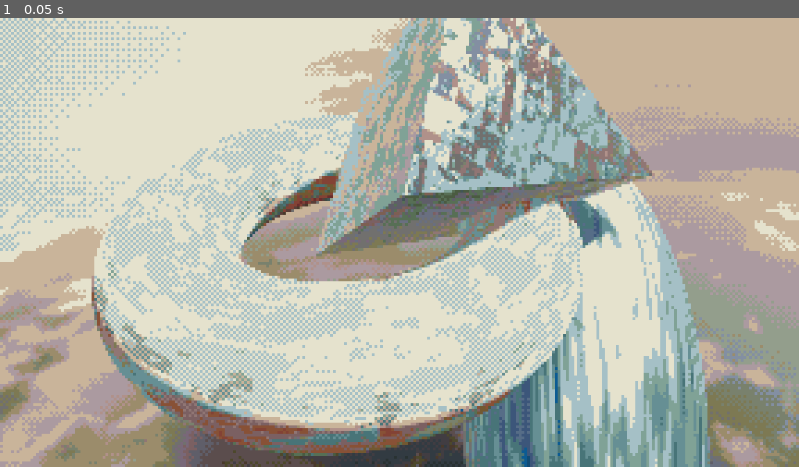
Above: before the commit, frame 1.
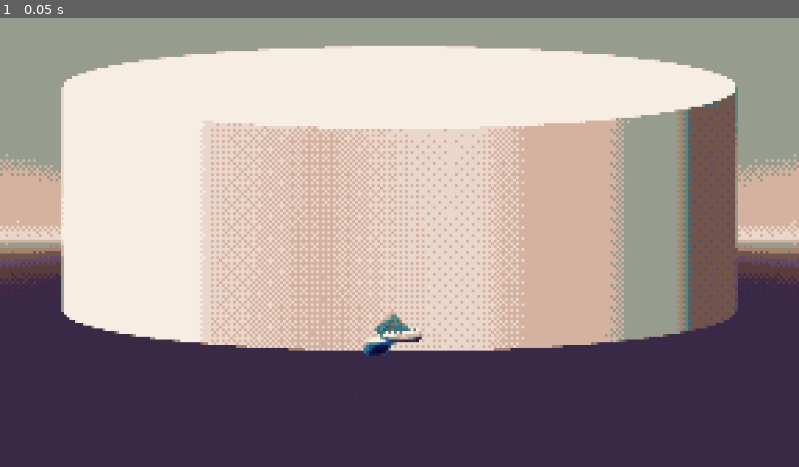
Above: after the commit, the same moment.

Repository: Cloenk/badIdeasGameJam
Game: Godot game, scene res://pixel shader/sss_viewport.tscn
Two runs of this game, one before a commit and one after it. Both use one fixed random seed, a clock stepped at 60 frames per second and the inputs below. The project has no main scene, so this scene is started directly.
Inputs:
- Up to frame 1 (0.05 s): no input

The runs differ from the first frame. In frame 1, 81% of the frame differs, in the area x 0-100%, y 0-100%.

Commit message:
wip animated 3d water

Diff:
--- /dev/null
+++ b/godot files/3d scenes/3d water.tscn
@@ -0,0 +1,72 @@
+[gd_scene format=3 uid="uid://xanr8xfrfg8y"]
+
+[ext_resource type="Shader" uid="uid://bdrju8i3eybrj" path="res://water_mesh.gdshader" id="1_s084f"]
+
+[sub_resource type="ProceduralSkyMaterial" id="ProceduralSkyMaterial_s084f"]
+sky_horizon_color = Color(0.66224277, 0.6717428, 0.6867428, 1)
+ground_horizon_color = Color(0.66224277, 0.6717428, 0.6867428, 1)
+
+[sub_resource type="Sky" id="Sky_jhnen"]
+sky_material = SubResource("ProceduralSkyMaterial_s084f")
+
+[sub_resource type="Environment" id="Environment_bad0a"]
+background_mode = 2
+sky = SubResource("Sky_jhnen")
+tonemap_mode = 2
+glow_enabled = true
+
+[sub_resource type="Gradient" id="Gradient_s084f"]
+colors = PackedColorArray(0.14653471, 0.027728463, 0.3222454, 1, 0.16640434, 0.42791426, 0.8755781, 1)
+
+[sub_resource type="GradientTexture1D" id="GradientTexture1D_jhnen"]
+gradient = SubResource("Gradient_s084f")
+
+[sub_resource type="ShaderMaterial" id="ShaderMaterial_jhnen"]
+render_priority = 0
+shader = ExtResource("1_s084f")
+shader_parameter/gradient_map = SubResource("GradientTexture1D_jhnen")
+
+[sub_resource type="PlaneMesh" id="PlaneMesh_bad0a"]
+material = SubResource("ShaderMaterial_jhnen")
+size = Vector2(50, 200)
+subdivide_width = 49
+subdivide_depth = 199
+
+[sub_resource type="PlaneMesh" id="PlaneMesh_s084f"]
+material = SubResource("ShaderMaterial_jhnen")
+flip_faces = true
+size = Vector2(50, 200)
+subdivide_width = 49
+subdivide_depth = 199
+
+[sub_resource type="CylinderMesh" id="CylinderMesh_s084f"]
+top_radius = 15.0
+bottom_radius = 15.0
+height = 10.0
+
+[node name="Node3D" type="Node3D" unique_id=762825275]
+
+[node name="WorldEnvironment" type="WorldEnvironment" parent="." unique_id=90728856]
+environment = SubResource("Environment_bad0a")
+
+[node name="DirectionalLight3D" type="DirectionalLight3D" parent="." unique_id=322339665]
+transform = Transform3D(0.55484444, -0.40206876, 0.72834635, 0, 0.87546456, 0.48328236, -0.8319541, -0.2681465, 0.48574665, 0, 0, 0)
+shadow_enabled = true
+
+[node name="MeshInstance3D" type="MeshInstance3D" parent="." unique_id=1005706289]
+transform = Transform3D(1, 0, 0, 0, 1, 0, 0, 0, 1, 0, 0, 40)
+mesh = SubResource("PlaneMesh_bad0a")
+
+[node name="MeshInstance3D2" type="MeshInstance3D" parent="." unique_id=494858922]
+transform = Transform3D(1, 0, 0, 0, 1, 0, 0, 0, 1, 0, 0.05, 40)
+visible = false
+mesh = SubResource("PlaneMesh_s084f")
+
+[node name="Camera3D" type="Camera3D" parent="." unique_id=2122309108]
+transform = Transform3D(-1, -1.0654157e-08, 8.677114e-08, 0, 0.99254614, 0.12186935, -8.742278e-08, 0.12186935, -0.99254614, 0, 14, -80)
+projection = 1
+size = 20.0
+
+[node name="MeshInstance3D3" type="MeshInstance3D" parent="." unique_id=1666890332]
+transform = Transform3D(1, 0, 0, 0, 1, 0, 0, 0, 1, 0, 0, 50)
+mesh = SubResource("CylinderMesh_s084f")
--- a/godot files/pixel shader/sss_viewport.tscn
+++ b/godot files/pixel shader/sss_viewport.tscn
@@ -2,9 +2,9 @@
 
 [ext_resource type="Script" uid="uid://b2fitchi7hi6g" path="res://pixel shader/pass_events.gd" id="1_68sve"]
 [ext_resource type="Shader" uid="uid://ctsnh8uhilbje" path="res://pixel shader/sss_viewport.gdshader" id="2_5mp2e"]
-[ext_resource type="PackedScene" uid="uid://ubgbb35vfmma" path="res://test scene 1.tscn" id="2_qeviw"]
+[ext_resource type="PackedScene" uid="uid://xanr8xfrfg8y" path="res://3d scenes/3d water.tscn" id="2_6gknf"]
 [ext_resource type="Shader" uid="uid://b4701yktjnt5c" path="res://pixel shader/palette_lut.gdshader" id="3_mlsp7"]
-[ext_resource type="Texture2D" uid="uid://dkyeqrb8rm33o" path="res://pixel shader/lut line palette 26 2 24.png" id="5_6gknf"]
+[ext_resource type="Texture2D" uid="uid://dmtbfi3aqtwn2" path="res://pixel shader/lut line palette gawrone mother32.png" id="5_6gknf"]
 
 [sub_resource type="ShaderMaterial" id="ShaderMaterial_svsq6"]
 shader = ExtResource("2_5mp2e")
@@ -47,7 +47,7 @@
 size_2d_override_stretch = true
 render_target_update_mode = 4
 
-[node name="Node3D" parent="SubViewport" unique_id=733525776 instance=ExtResource("2_qeviw")]
+[node name="Node3D" parent="SubViewport" unique_id=762825275 instance=ExtResource("2_6gknf")]
 
 [node name="CanvasLayer" type="CanvasLayer" parent="." unique_id=1496922916]
 
--- /dev/null
+++ b/godot files/water_mesh.gdshader
@@ -0,0 +1,65 @@
+shader_type spatial;
+render_mode unshaded;
+
+uniform sampler2D gradient_map : source_color, filter_linear, repeat_disable;
+
+varying float height;
+
+float triangle(float x) {
+	return abs(fract((x - 1.0) * 0.25) * 4.0 - 2.0) - 1.0;
+}
+
+float waves(vec2 position) {
+	float wave_linear = 0.5 * (1.0 + min(triangle(position.x), triangle(position.y)));
+	return wave_linear * wave_linear;
+}
+
+vec2 rotate(vec2 vert, float angle) {
+	float s = sin(angle);
+	float c = cos(angle);
+
+	// [cos - sin, sin + cos]
+	return vec2(vert.x * c - vert.y * s, vert.x * s + vert.y * c );
+}
+
+void vertex() {
+	float total_height;
+	int iterations = 10;
+	float decay = 0.7;
+	float scale = 1.3333;
+	float freq = 0.1;
+	float amp = 1.0;
+	float highest = 0.0;
+	vec2 direction = vec2(1.0, 0.0);
+	float direction_rotate = 1.618;//PI + 0.2;//1.618;
+	float rotate_sum = 0.7;
+	vec2 vert = VERTEX.xz;
+	float vert_rotate = 0.3;
+	float skew = 0.3;
+	float skew_decay = -0.71;
+	float floor_time = floor(TIME * 8.0) * 0.125;
+	for (int i = 0; i < iterations; i++) {
+		vec2 input_vec = rotate(vert, rotate_sum) * freq * vec2(1.0, 2.0) + vec2(0.0, 2.0 * amp * floor_time);
+		input_vec.x += input_vec.y * skew;
+		total_height += amp * waves((input_vec));
+		highest += amp;
+		freq *= scale;
+		amp *= decay;
+		rotate_sum += direction_rotate;
+		skew *= skew_decay;
+		//vert = rotate(vert, vert_rotate);
+	}
+	total_height /= sqrt(highest);
+	height = total_height;
+	VERTEX = vec3(VERTEX.x, 2.0 * total_height, VERTEX.z);
+}
+
+void fragment() {
+	ALBEDO = texture(gradient_map, vec2(height, 0.5)).rgb;
+	ROUGHNESS = 1.0;
+}
+
+//void light() {
+//	// Called for every pixel for every light affecting the material.
+//	// Uncomment to replace the default light processing function with this one.
+//}
Binary file added: godot files/pixel shader/lut line palette gawrone censored flesh tree.png
Not shown, added: godot files/pixel shader/lut line palette gawrone censored flesh tree.png.import
Binary file added: godot files/pixel shader/lut line palette gawrone mother32.png
Not shown, added: godot files/pixel shader/lut line palette gawrone mother32.png.import
Not shown, added: godot files/water_mesh.gdshader.uid
